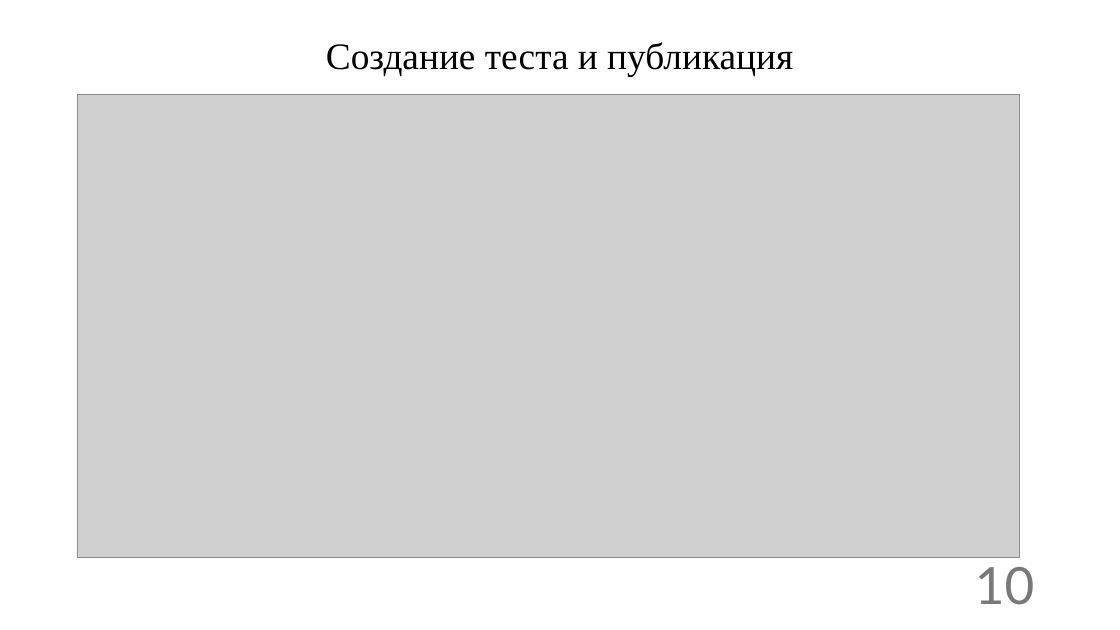
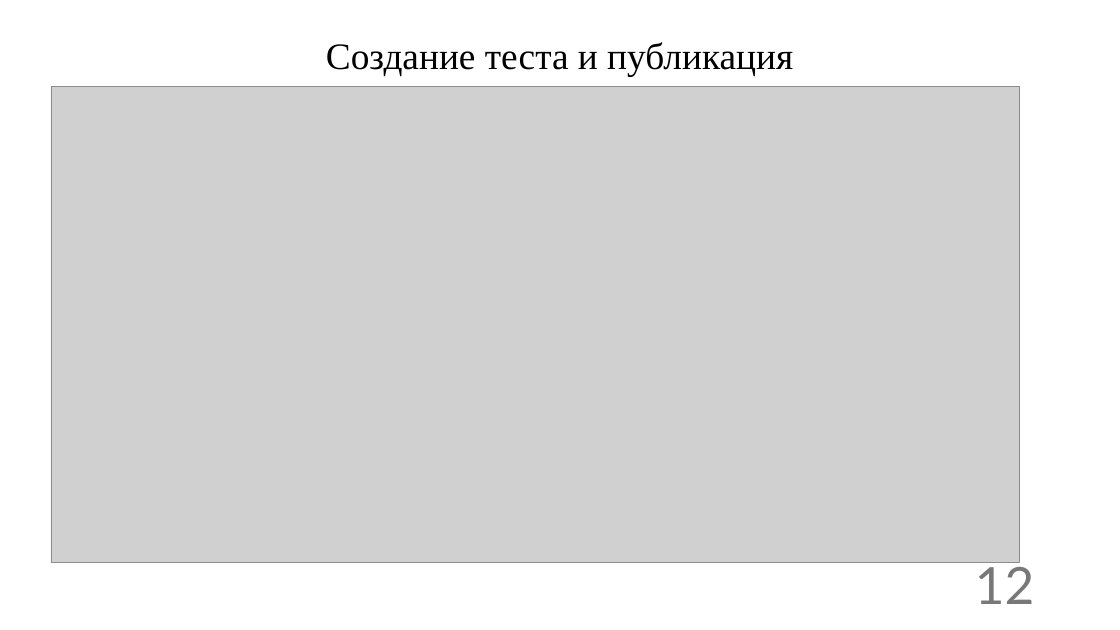
Before and after one commit to Deathlimit/Expert_system_KubSU, a slide deck: slide 12 of Expert_System_presentation.pptx (slide 10 before the commit). Drawn at 1120x630 pixels with LibreOffice and Linux fonts; fonts in the diff are those of the drawing; grey boxes stand for pictures. Boxes give left, top, right and bottom in pixels: in the first picture for what was removed or moved away, otherwise in the second. Text is boxed around its words. In the diff, an @@ line names an element or a change of style, - is before the commit and + after.

```diff
--- a/Expert_System_presentation.pptx
+++ b/Expert_System_presentation.pptx
@@ picture: place and size @@
-picture at <box>77,94,1021,558</box>
+picture at <box>51,87,1020,563</box>
@@ page number at <box>975,560,1035,604</box>: text changed @@
-10
+12
```
Also in this commit, not shown: 12 other slides changed, 4 slides added.
